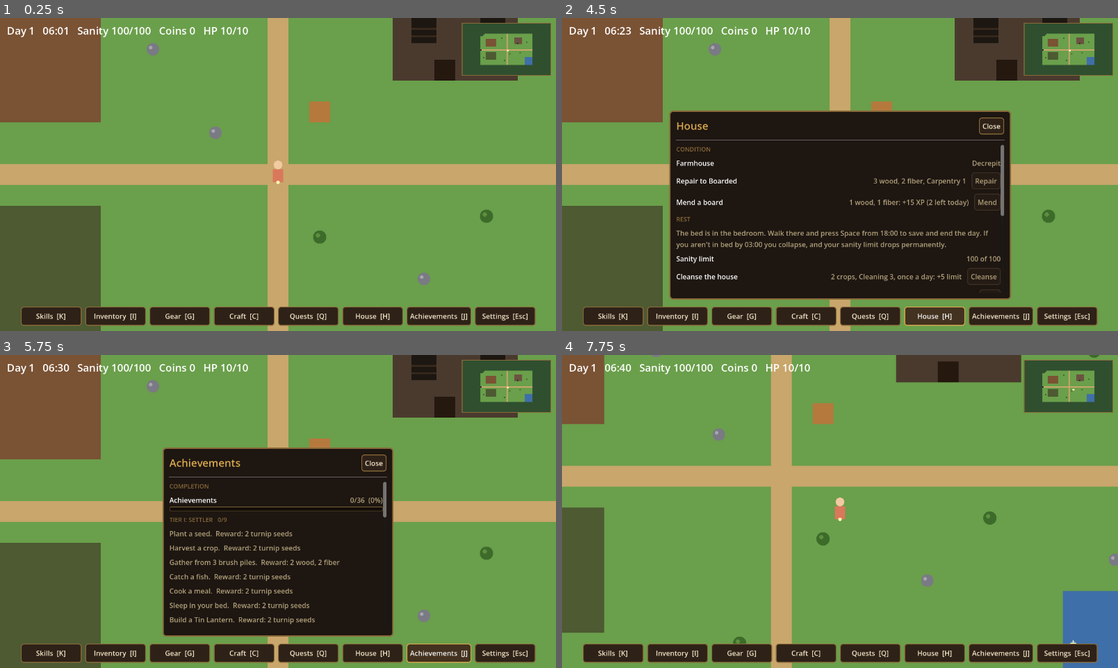
Above: before the commit, frames 1-4 (two rows, left to right).
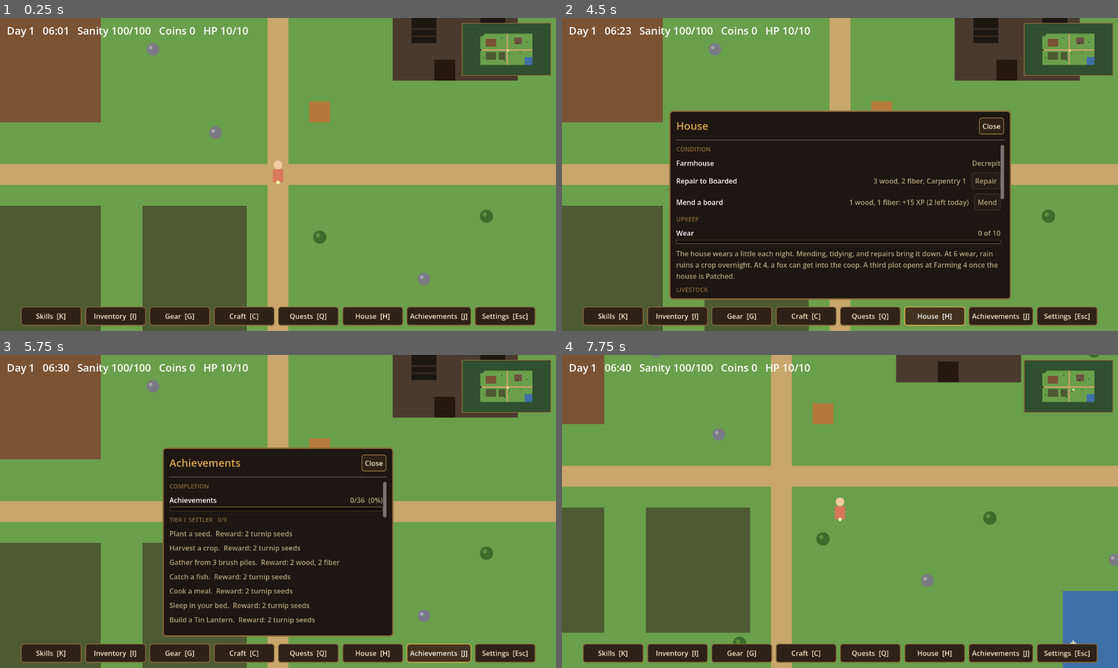
Above: after the commit, the same moments.

Repository: joshj1108/CrowCreekHollow
Game: Godot game, scene res://scenes/main.tscn
Same seed, same stepped clock (60 frames per second), same inputs: the game is played once before the commit and once after it.
Inputs (mouse positions are in pixels of both pictures, inside the frame that each line leads up to):
- Up to frame 1 (0.25 s): no input
- Up to frame 2 (4.5 s): click "Skills [K]" at 0.5 s; click "Inventory [I]" at 1.25 s; click "Gear [G]" at 2 s; click "Craft [C]" at 2.75 s; click "Quests [Q]" at 3.5 s; click "House [H]" at 4.25 s
- Up to frame 3 (5.75 s): click "Achievements [J]" at 5 s
- Up to frame 4 (7.75 s): click "Settings [Esc]" at 5.75 s; tap Enter at 6.5 s; move the mouse to (962, 495) at 6.52 s; hold D (move_right) 6.53-7.28 s; tap H (house) at 6.6, 7.55 s; click (962, 495) at 6.67 s; tap Space (use) at 6.8, 7.25, 7.35 s; move the mouse to (728, 527) at 7.27 s; hold S (move_down) from 7.28 s (still down)

The runs differ from the first frame. In frame 1, 6.5% of the frame differs, in the area x 25-91%, y 10-100%; in frame 2, 3.5%; in frame 3, 2.0%; in frame 4, 7.5%, in the area x 15-91%, y 10-89%.

Commit message:
Add house upkeep, hens, and a third plot at base level
The house now wears each night. Mending, tidying, and repairs bring wear
down, and high wear lets rain ruin a crop or a fox take a hen. A coop can be
built from the House panel, and fed hens lay eggs that go into the pack as
meals. A third plot opens at Farming 4 once the house is Patched.

Co-Authored-By: Claude Haiku 5.5 <noreply@anthropic.com>
Claude-Session: https://claude.ai/code/session_016EvHBYyFANDWxunM27u84C

Diff:
--- a/scripts/main.gd
+++ b/scripts/main.gd
@@ -30,6 +30,9 @@
 # The first plot is open from the start. The second is overgrown until Farming 2.
 const PLOT_ONE := Rect2i(4, 4, 8, 6)     # inner x, y, width, height
 const PLOT_TWO := Rect2i(4, 14, 8, 6)
+# The third plot opens at Farming 4 once the house is Patched. It sits between the paths.
+const PLOT_THREE := Rect2i(14, 14, 5, 6)
+const PLOT_THREE_LEVEL := 4
 
 # The walk-in interior sits below the farm, out of view of it.
 const INT_W := 14
@@ -438,6 +441,20 @@
 const XP_MEND := 15
 const MEND_WOOD := 1
 const MEND_FIBER := 1
+# Upkeep: the house wears a little each night. Mending, tidying, and repairs bring it down.
+const WEAR_MAX := 10
+const WEAR_PER_NIGHT := 1
+const WEAR_MEND := 2
+const WEAR_TIDY := 1
+const WEAR_REPAIR := 3
+const WEAR_RUNDOWN := 6       # at this wear, rain ruins a crop overnight
+const WEAR_FOX := 4           # at this wear, a fox can get into the coop
+# Livestock: hens in a coop behind the house. A fed hen lays an egg each morning.
+const COOP_COST := {"wood": 6, "fiber": 4, "level": 2}
+const COOP_HENS_MAX := 4
+const HEN_PRICE := 12
+const HEN_FEED_CROPS := 1
+const HEN_LEAVE_DAYS := 2     # unfed this many days in a row, and a hen wanders off
 const MEND_DAILY_LIMIT := 2   # keeps Carpentry training to a few days per level
 const CLEANSE_LEVEL := 3      # Cleaning level needed to cleanse the house
 const CLEANSE_CROPS := 2      # crops offered per cleanse
@@ -555,6 +572,12 @@
 var tidied_day := 0
 var mend_day := 0                   # the day the mend count applies to
 var mends_today := 0
+var wear := 0                       # house upkeep, 0 to WEAR_MAX
+var coop_built := false
+var hens := 0
+var hens_fed_day := -1              # the last day the hens were fed
+var hen_unfed_days := 0
+var plot_three_open := false
 var cleanse_day := 0
 var sanity := SANITY_MAX
 var sanity_penalty := 0             # permanent cap reduction from collapsing
@@ -813,6 +836,8 @@
 					t = Tile.SOIL
 				if PLOT_TWO.has_point(Vector2i(ix, iy)):
 					t = Tile.FALLOW   # cleared once Farming reaches level 2
+				if PLOT_THREE.has_point(Vector2i(ix, iy)):
+					t = Tile.FALLOW   # cleared once Farming 4 and a Patched house
 				if ix >= INNER_W - 6 and iy >= INNER_H - 6:
 					t = Tile.WATER
 				if ix >= HOUSE_IX and ix < HOUSE_IX + HOUSE_W and iy >= HOUSE_IY and iy < HOUSE_IY + HOUSE_H:
@@ -1080,6 +1105,15 @@
 		return
 	if action_id == "build_furnace":
 		_build_furnace()
+		return
+	if action_id == "build_coop":
+		_build_coop()
+		return
+	if action_id == "buy_hen":
+		_buy_hen()
+		return
+	if action_id == "feed_hens":
+		_feed_hens()
 		return
 	if action_id == "build_smokehouse":
 		_build_smokehouse()
@@ -1450,6 +1484,34 @@
 		"action": "mend",
 		"enabled": _can_mend(),
 	})
+	rows.append({"section": "Upkeep"})
+	rows.append({"name": "Wear", "value": "%d of %d" % [wear, WEAR_MAX], "progress": float(wear) / float(WEAR_MAX)})
+	rows.append({"note": "The house wears a little each night. Mending, tidying, and repairs bring it down. At %d wear, rain ruins a crop overnight. At %d, a fox can get into the coop. A third plot opens at Farming %d once the house is Patched." % [WEAR_RUNDOWN, WEAR_FOX, PLOT_THREE_LEVEL]})
+	rows.append({"section": "Livestock"})
+	if not coop_built:
+		rows.append({
+			"name": "Coop",
+			"value": "%d wood, %d fiber, Carpentry %d" % [int(COOP_COST["wood"]), int(COOP_COST["fiber"]), int(COOP_COST["level"])],
+			"button": "Build",
+			"action": "build_coop",
+			"enabled": _can_build_coop(),
+		})
+	else:
+		rows.append({
+			"name": "Hens",
+			"value": "%d of %d, %d coins each" % [hens, COOP_HENS_MAX, HEN_PRICE],
+			"button": "Buy hen",
+			"action": "buy_hen",
+			"enabled": _can_buy_hen(),
+		})
+		rows.append({
+			"name": "Feed hens",
+			"value": "%d crops, once a day" % (hens * HEN_FEED_CROPS),
+			"button": "Feed",
+			"action": "feed_hens",
+			"enabled": _can_feed_hens(),
+		})
+		rows.append({"note": "A fed hen lays an egg each morning, kept as a meal. Two unfed days in a row and a hen wanders off."})
 	rows.append({"section": "Rest"})
 	rows.append({"note": "The bed is in the bedroom. Walk there and press Space from 18:00 to save and end the day. If you aren't in bed by 03:00 you collapse, and your sanity limit drops permanently."})
 	rows.append({"name": "Sanity limit", "value": "%d of %d" % [_sanity_max(), int(SANITY_MAX)]})
@@ -1559,8 +1621,20 @@
 	_show_message("You'll plant %s seeds now." % _seed_label(selected_seed).to_lower())
 
 
+# Opens the third plot once Farming reaches level 4 and the house is at least Patched.
+func _check_plot_three() -> void:
+	if plot_three_open or _level("Farming") < PLOT_THREE_LEVEL or house_stage < 2:
+		return
+	plot_three_open = true
+	for y in range(PLOT_THREE.position.y, PLOT_THREE.end.y):
+		for x in range(PLOT_THREE.position.x, PLOT_THREE.end.x):
+			map[y + BORDER_Y][x + BORDER_X] = Tile.SOIL
+	queue_redraw()
+
+
 # Opens the second plot once Farming reaches level 2. It stays open afterward.
 func _check_unlocks() -> void:
+	_check_plot_three()
 	if plot_two_open or _level("Farming") < 2:
 		return
 	plot_two_open = true
@@ -3674,6 +3748,8 @@
 	materials["wood"] -= cost["wood"]
 	materials["fiber"] -= cost["fiber"]
 	house_stage += 1
+	wear = maxi(0, wear - WEAR_REPAIR)
+	_check_plot_three()
 	_grant_xp("Carpentry", XP_REPAIR)
 	_build_interior()
 	_show_message("Repaired. The farmhouse is now %s. +%d Carpentry XP" % [STAGE_NAMES[house_stage], XP_REPAIR])
@@ -3705,8 +3781,85 @@
 	materials["wood"] -= MEND_WOOD
 	materials["fiber"] -= MEND_FIBER
 	stats["mended"] += 1
+	wear = maxi(0, wear - WEAR_MEND)
 	_grant_xp("Carpentry", XP_MEND)
 	_show_message("You mend a board. +%d Carpentry XP" % XP_MEND)
+
+
+func _can_build_coop() -> bool:
+	return not coop_built and _level("Carpentry") >= int(COOP_COST["level"]) \
+		and int(materials["wood"]) >= int(COOP_COST["wood"]) and int(materials["fiber"]) >= int(COOP_COST["fiber"])
+
+
+func _build_coop() -> void:
+	if not _can_build_coop():
+		_show_message("A coop needs %d wood, %d fiber, and Carpentry %d." % [int(COOP_COST["wood"]), int(COOP_COST["fiber"]), int(COOP_COST["level"])])
+		return
+	materials["wood"] -= int(COOP_COST["wood"])
+	materials["fiber"] -= int(COOP_COST["fiber"])
+	coop_built = true
+	_grant_xp("Carpentry", XP_REPAIR)
+	_show_message("You raise a coop behind the house. +%d Carpentry XP" % XP_REPAIR)
+
+
+func _can_buy_hen() -> bool:
+	return coop_built and hens < COOP_HENS_MAX and money >= HEN_PRICE
+
+
+func _buy_hen() -> void:
+	if not _can_buy_hen():
+		_show_message("A hen costs %d coins, and the coop holds %d." % [HEN_PRICE, COOP_HENS_MAX])
+		return
+	money -= HEN_PRICE
+	hens += 1
+	_show_message("A hen settles into the coop.")
+
+
+func _can_feed_hens() -> bool:
+	return hens > 0 and hens_fed_day != day and int(inventory["crops"]) >= hens * HEN_FEED_CROPS
+
+
+func _feed_hens() -> void:
+	if hens > 0 and hens_fed_day == day:
+		_show_message("The hens are fed for today.")
+		return
+	if not _can_feed_hens():
+		_show_message("The hens need %d crops." % (hens * HEN_FEED_CROPS))
+		return
+	inventory["crops"] -= hens * HEN_FEED_CROPS
+	hens_fed_day = day
+	_show_message("You feed the hens.")
+
+
+# Runs at the end of each day, before the crops grow: the house wears, hens lay or leave,
+# and rain or a fox may strike. Returns a note for the morning message.
+func _settle_day() -> String:
+	var notes := ""
+	wear = mini(wear + WEAR_PER_NIGHT, WEAR_MAX)
+	if hens > 0:
+		if hens_fed_day == day:
+			hen_unfed_days = 0
+			var room := maxi(0, _pack_capacity() - _pack_used())
+			var eggs := mini(hens, room)
+			if eggs > 0:
+				inventory["meals"] += eggs
+				notes += " The hens laid %d egg%s." % [eggs, "" if eggs == 1 else "s"]
+			if eggs < hens:
+				notes += " Some eggs spoiled for want of pack room."
+		else:
+			hen_unfed_days += 1
+			if hen_unfed_days >= HEN_LEAVE_DAYS:
+				hens -= 1
+				hen_unfed_days = 0
+				notes += " A hungry hen wandered off."
+	if wear >= WEAR_FOX and hens > 0 and randf() < 0.5:
+		hens -= 1
+		notes += " A fox got into the coop and took a hen."
+	if wear >= WEAR_RUNDOWN and not crops.is_empty():
+		var spot = crops.keys().pick_random()
+		crops.erase(spot)
+		notes += " Rain came through the roof and ruined a crop."
+	return notes
 
 
 # Sleeping only happens at the bed, from 18:00 until 03:00.
@@ -3741,6 +3894,7 @@
 		return
 	tidied_day = day
 	stats["tidied"] += 1
+	wear = maxi(0, wear - WEAR_TIDY)
 	_grant_xp("Cleaning", XP_TIDY)
 	var bonus := TIDY_CLEANING_BONUS if _level("Cleaning") >= 2 else 0
 	_change_sanity(TIDY_SANITY + bonus)
@@ -3935,6 +4089,7 @@
 	inventory["fish"] = 0
 	stats["spoiled"] += spoiled
 	var spoil_note := (" %d fish spoiled in your pack overnight." % spoiled) if spoiled > 0 else ""
+	var upkeep_note := _settle_day()
 	for pos in crops.keys():
 		crops[pos]["stage"] = min(crops[pos]["stage"] + 1, MAX_STAGE)
 	day += 1
@@ -3942,7 +4097,7 @@
 	tonight_shadow = Vector2i(-1, -1)
 	_respawn_brush()
 	_update_shadow_tile()
-	_show_message("%s Your crops grew overnight.%s" % [base, spoil_note])
+	_show_message("%s Your crops grew overnight.%s%s" % [base, spoil_note, upkeep_note])
 	_save_game()
 	queue_redraw()
 
@@ -4077,6 +4232,11 @@
 		"bank_coins": bank_coins,
 		"cave_mined": _tiles_to_array(cave_mined),
 		"cave_mined_day": cave_mined_day,
+		"wear": wear,
+		"coop_built": coop_built,
+		"hens": hens,
+		"hens_fed_day": hens_fed_day,
+		"hen_unfed_days": hen_unfed_days,
 	}
 	var file := FileAccess.open(SAVE_PATH, FileAccess.WRITE)
 	if file != null:
@@ -4160,6 +4320,11 @@
 	else:
 		_fill_rocks()
 	cave_mined_day = int(data.get("cave_mined_day", -1))
+	wear = int(data.get("wear", 0))
+	coop_built = bool(data.get("coop_built", false))
+	hens = int(data.get("hens", 0))
+	hens_fed_day = int(data.get("hens_fed_day", -1))
+	hen_unfed_days = int(data.get("hen_unfed_days", 0))
 	if data.has("cave_mined"):
 		cave_mined.clear()
 		for c in data["cave_mined"]:
Not shown, changed: DESIGN.md
